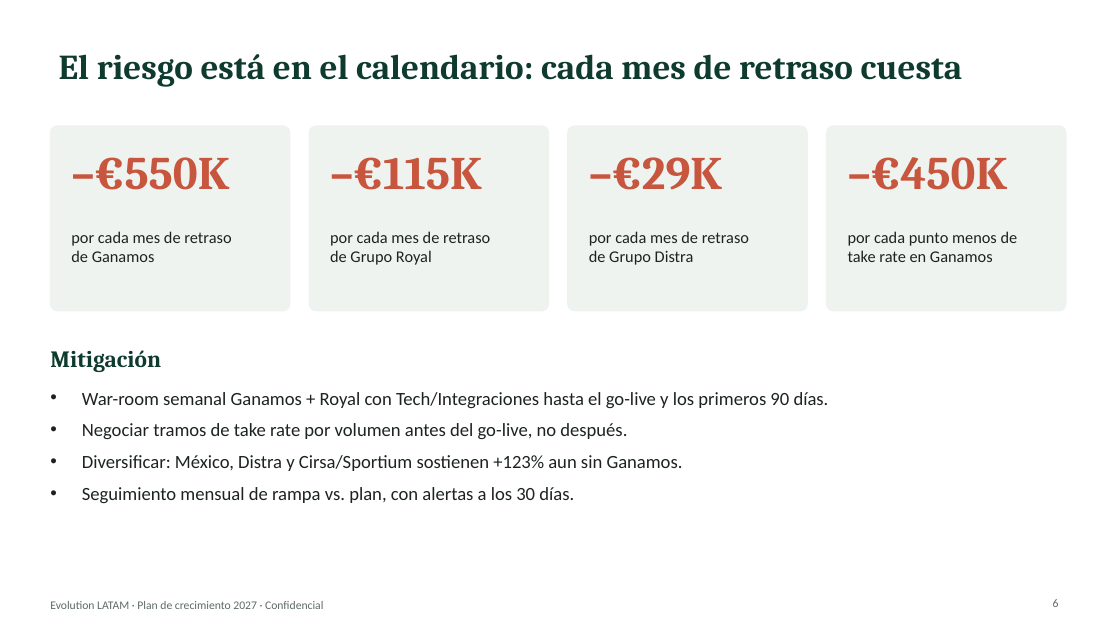
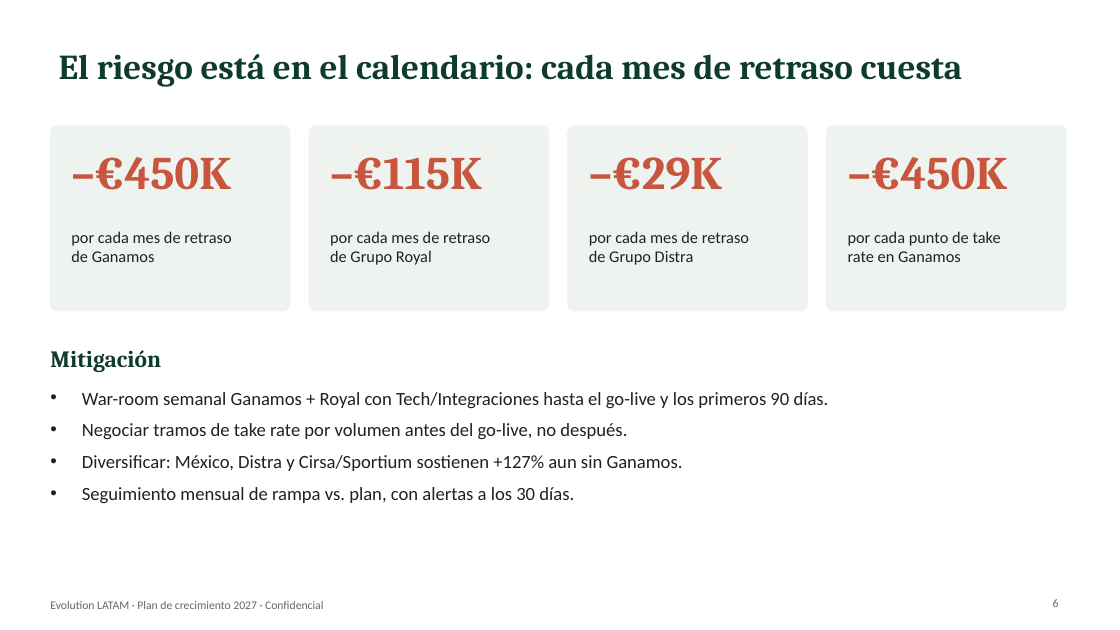
Before and after one commit to Merideck24/Figma, a slide deck: slide 6 of docs/Evolution_LATAM_Plan_Crecimiento_2027.pptx. Drawn at 1120x630 pixels with LibreOffice and Linux fonts; fonts in the diff are those of the drawing. Boxes give left, top, right and bottom in pixels: in the first picture for what was removed or moved away, otherwise in the second. Text is boxed around its words. In the diff, an @@ line names an element or a change of style, - is before the commit and + after.

```diff
--- a/docs/Evolution_LATAM_Plan_Crecimiento_2027.pptx
+++ b/docs/Evolution_LATAM_Plan_Crecimiento_2027.pptx
@@ text at box(71, 157, 231, 190): text changed @@
-–€550K
+–€450K
@@ text at box(848, 231, 1001, 262): text changed @@
-por cada punto menos de
-take rate en Ganamos
+por cada punto de take
+rate en Ganamos
@@ text at box(82, 455, 683, 471): text changed @@
-• Diversificar: México, Distra y Cirsa/Sportium sostienen +123% aun sin Ganamos.
+• Diversificar: México, Distra y Cirsa/Sportium sostienen +127% aun sin Ganamos.
```
Also in this commit, not shown: 5 other slides changed, 2 slides added, 2 other files.
